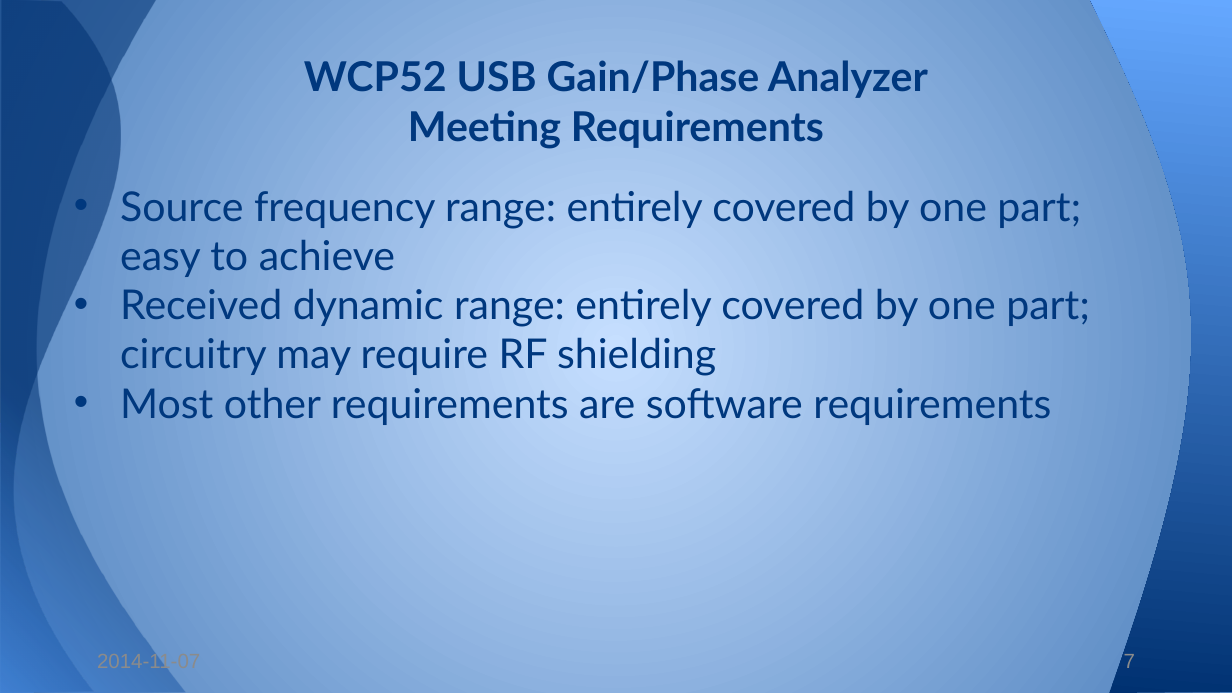
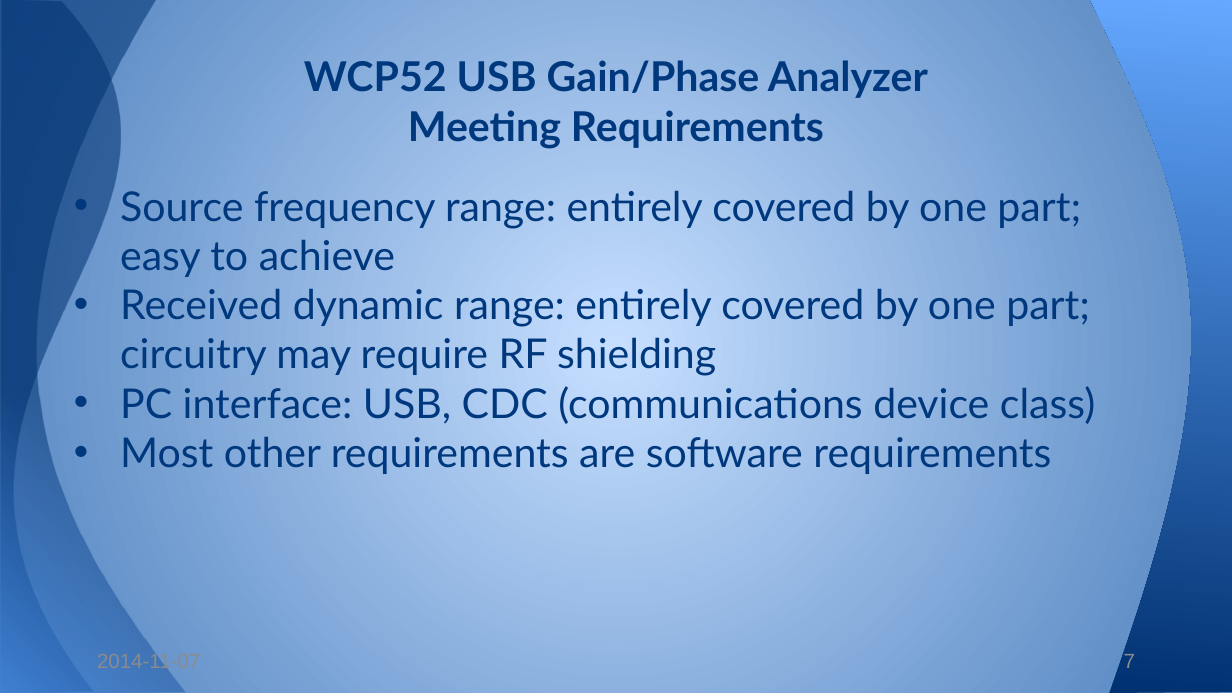
Before and after one commit to WCP52/docs, a slide deck: slide 7 of official/WCP52 Gain-Phase System Architecture Presentation.pptx. Drawn at 1232x693 pixels with LibreOffice and Linux fonts; fonts in the diff are those of the drawing. Boxes give left, top, right and bottom in pixels: in the first picture for what was removed or moved away, otherwise in the second. Text is boxed around its words. In the diff, an @@ line names an element or a change of style, - is before the commit and + after.

```diff
--- a/official/WCP52 Gain-Phase System Architecture Presentation.pptx
+++ b/official/WCP52 Gain-Phase System Architecture Presentation.pptx
@@ text at <box>120,386,1095,424</box>: paragraph added @@
+• PC interface: USB, CDC (communications device class)
```
Also in this commit, not shown: 1 other slide changed.
